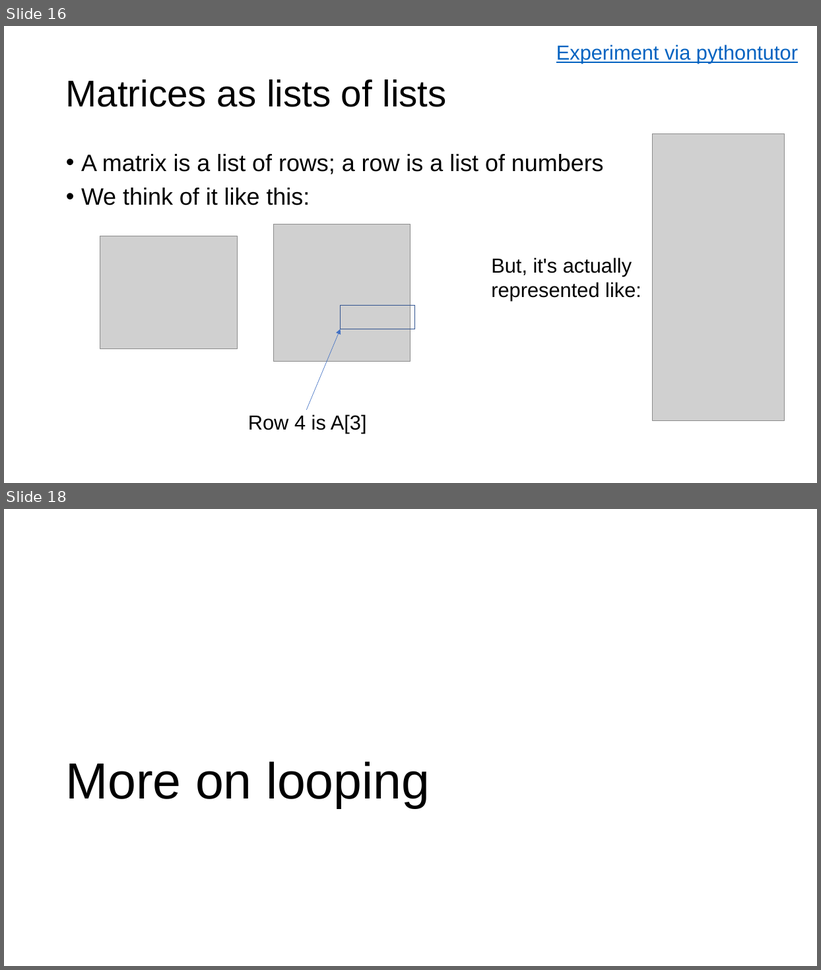
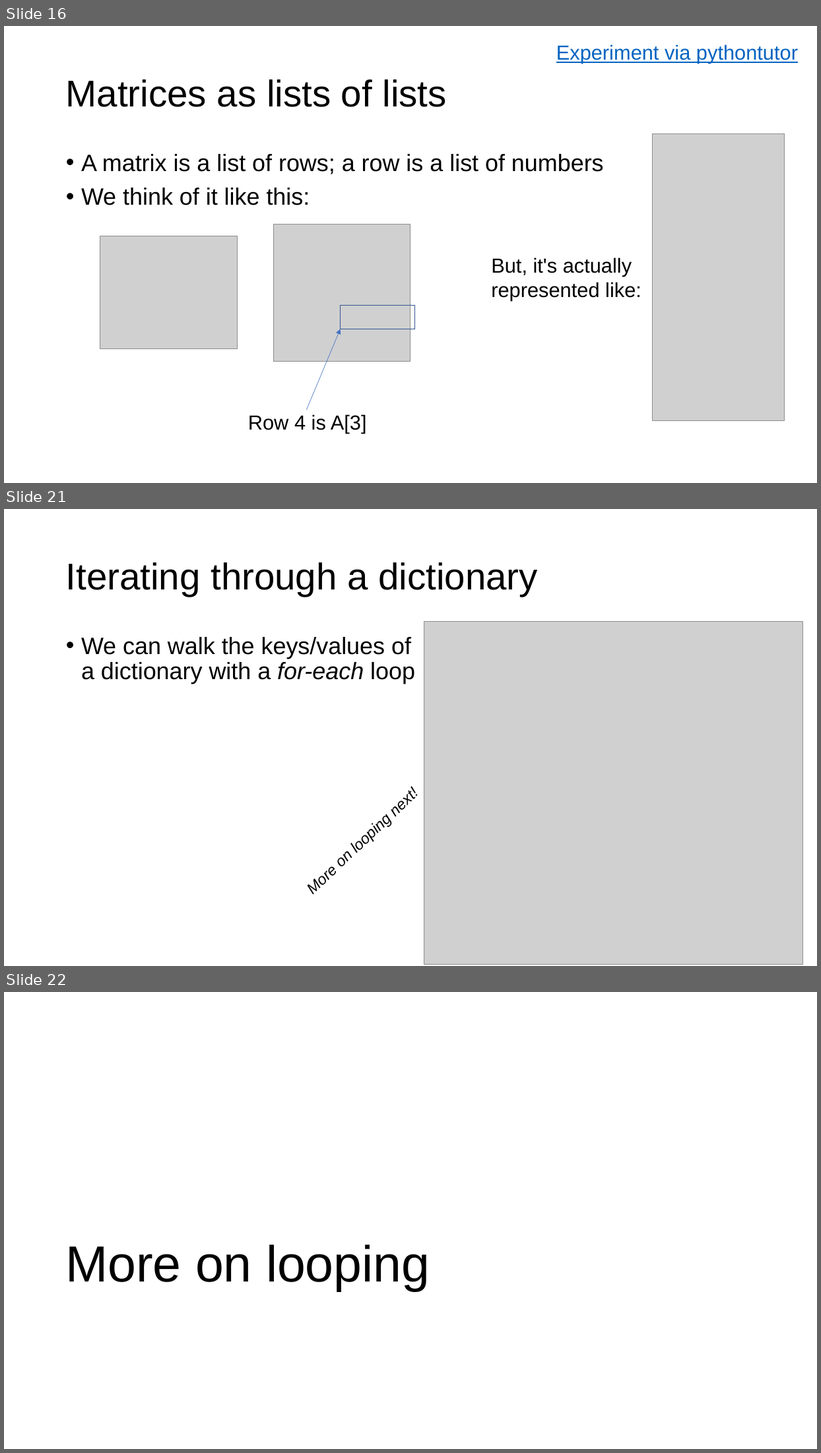
Before and after one commit to parrt/msds501, a slide deck: slides/intro-programming.pptx. Shown one above the other, each under a label of ours: slides 16 and 18 before the commit, slides 16, 21 and 22 after it; the slides between them are not shown. The pictures are 821x970 and 821x1453 pixels, drawn with LibreOffice and Linux fonts; fonts in the diff are those of the drawing; grey boxes stand for pictures; background and template pictures are left out. Boxes give left, top, right and bottom in pixels: in the first picture for what was removed or moved away, otherwise in the second. Text is boxed around its words. In the diff, an @@ line names an element or a change of style, - is before the commit and + after.

```diff
--- a/slides/intro-programming.pptx
+++ b/slides/intro-programming.pptx
@@ slide 21 added at bbox=[4, 509, 817, 966], background #FFFFFF @@
@@ title added at bbox=[66, 562, 538, 596], 44 pt, text #000000 @@
+Iterating through a dictionary
@@ picture added at bbox=[424, 622, 803, 964] @@
@@ text added at bbox=[81, 637, 415, 684], 28 pt, text #000000 @@
+• We can walk the keys/values of a dictionary with a for-each loop
@@ text added at bbox=[341, 852, 354, 867], 18 pt, text #000000, italic @@
+More on looping next!
@@ what was slide 18 is now slide 22 @@
```
Also in this commit, not shown: 4 other slides added, 1 slide removed, 7 other files.
